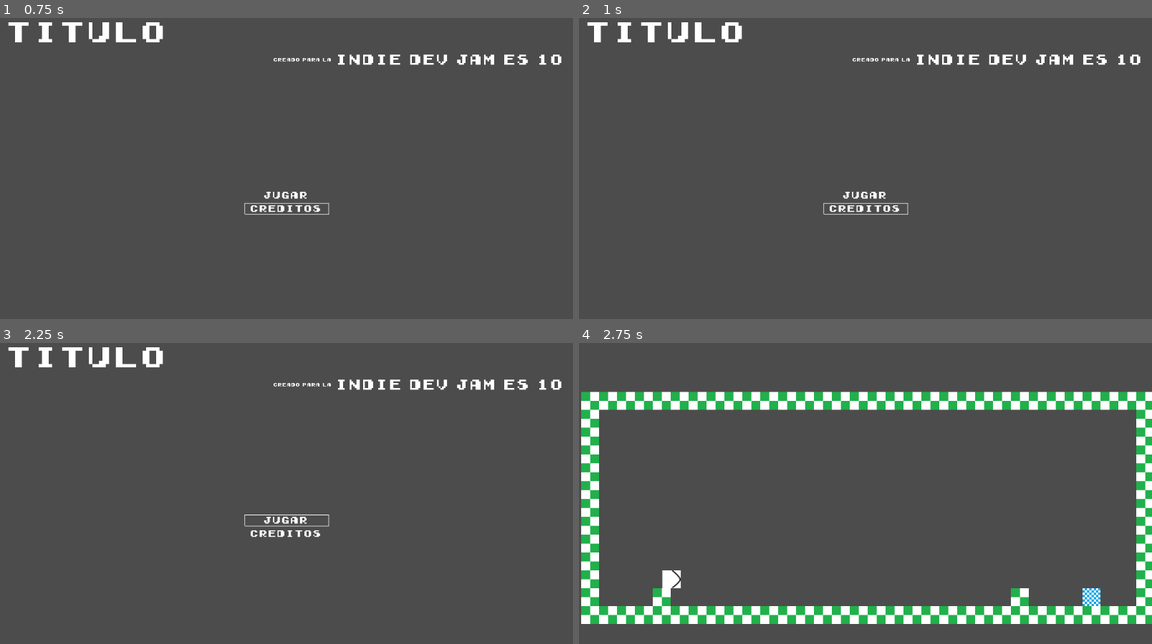
Above: before the commit, frames 1-4 (two rows, left to right).
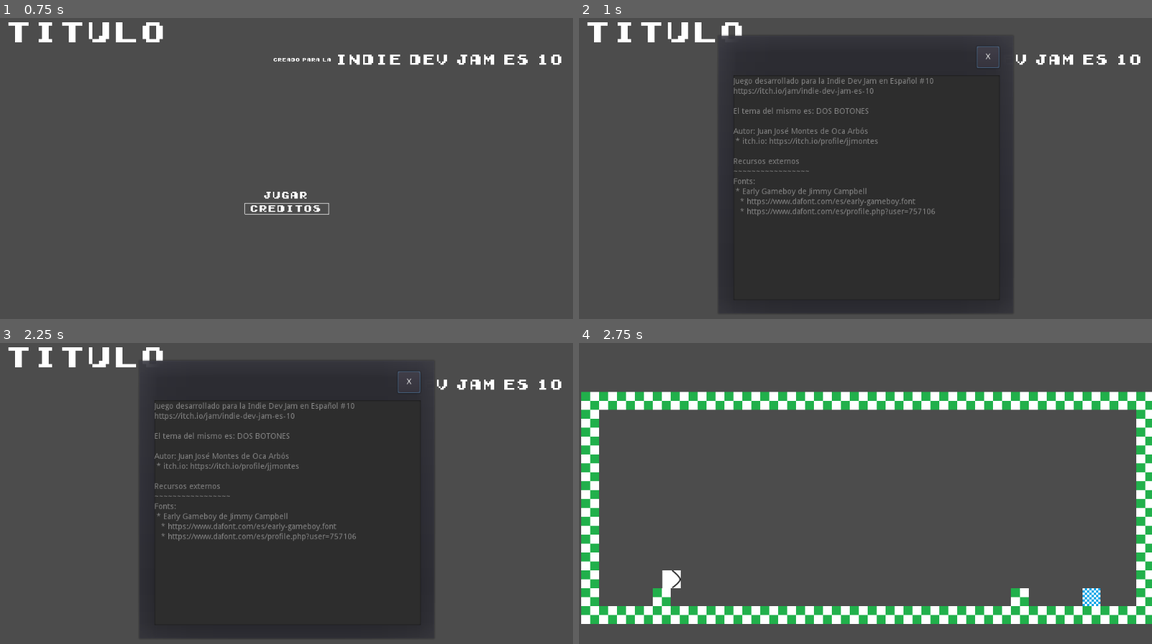
Above: after the commit, the same moments.

Repository: jjmontes/Indie-Dev-Jam-Es-10
Game: Godot game, scene res://Scenes/Game.tscn
Same seed, same stepped clock (60 frames per second), same inputs: the game is played once before the commit and once after it.
Inputs (mouse positions are in pixels of both pictures, inside the frame that each line leads up to):
- Up to frame 1 (0.75 s): tap Enter at 0.5 s; hold Up (ui_up) from 0.53 s (still down); hold Ctrl from 0.53 s (still down)
- Up to frame 2 (1 s): keep holding Up (ui_up); keep holding Ctrl; tap Space (ui_select) at 0.77 s
- Up to frame 3 (2.25 s): release Up (ui_up) at 1.25 s; release Ctrl at 1.25 s; click (406, 382) at 1.25 s, where only the run after the commit has a clickable "X"; tap Space (ui_select) at 2 s; hold Up (ui_up) from 2.03 s (still down); tap Ctrl at 2.1 s
- Up to frame 4 (2.75 s): keep holding Up (ui_up); tap Space (ui_select) at 2.27 s

Frame 1 is identical in both runs. In frame 2, 44% of the frame differs, in the area x 24-76%, y 5-99%; in frame 3, 44%; in frame 4, nothing differs.

Commit message:
Se agrega popup al seleccionar pantalla de créditos

Diff:
--- a/Scenes/Menu.tscn
+++ b/Scenes/Menu.tscn
@@ -126,3 +126,31 @@
 __meta__ = {
 "_edit_use_anchors_": false
 }
+
+[node name="PopupDialog" type="PopupDialog" parent="."]
+anchor_left = 0.5
+anchor_top = 0.5
+anchor_right = 0.5
+anchor_bottom = 0.5
+margin_left = -266.5
+margin_top = -252.0
+margin_right = 266.5
+margin_bottom = 252.0
+
+[node name="Close" type="Button" parent="PopupDialog"]
+margin_left = 465.017
+margin_top = 22.1229
+margin_right = 505.017
+margin_bottom = 61.1229
+text = "X"
+__meta__ = {
+"_edit_use_anchors_": false
+}
+
+[node name="Text" type="TextEdit" parent="PopupDialog"]
+margin_left = 30.0
+margin_top = 74.0
+margin_right = 506.0
+margin_bottom = 477.0
+readonly = true
+[connection signal="pressed" from="PopupDialog/Close" to="." method="_on_Close_pressed"]
--- a/Scripts/Game.gd
+++ b/Scripts/Game.gd
@@ -38,4 +38,4 @@
 	menu.queue_free()
 
 func _on_menu_option_credits_selected():
-	print("Creditos")
+	menu.ShowCredits()
--- a/Scripts/Menu.gd
+++ b/Scripts/Menu.gd
@@ -46,3 +46,14 @@
 
 func _process(_delta):
 	_get_input()
+
+func _on_Close_pressed():
+	$PopupDialog.hide()
+
+func ShowCredits():
+	var file = File.new()
+	file.open("res://credits.txt", File.READ)
+	var content = file.get_as_text()
+	file.close()
+	$PopupDialog/Text.text = content
+	$PopupDialog.popup()
Not shown, added: credits.txt
